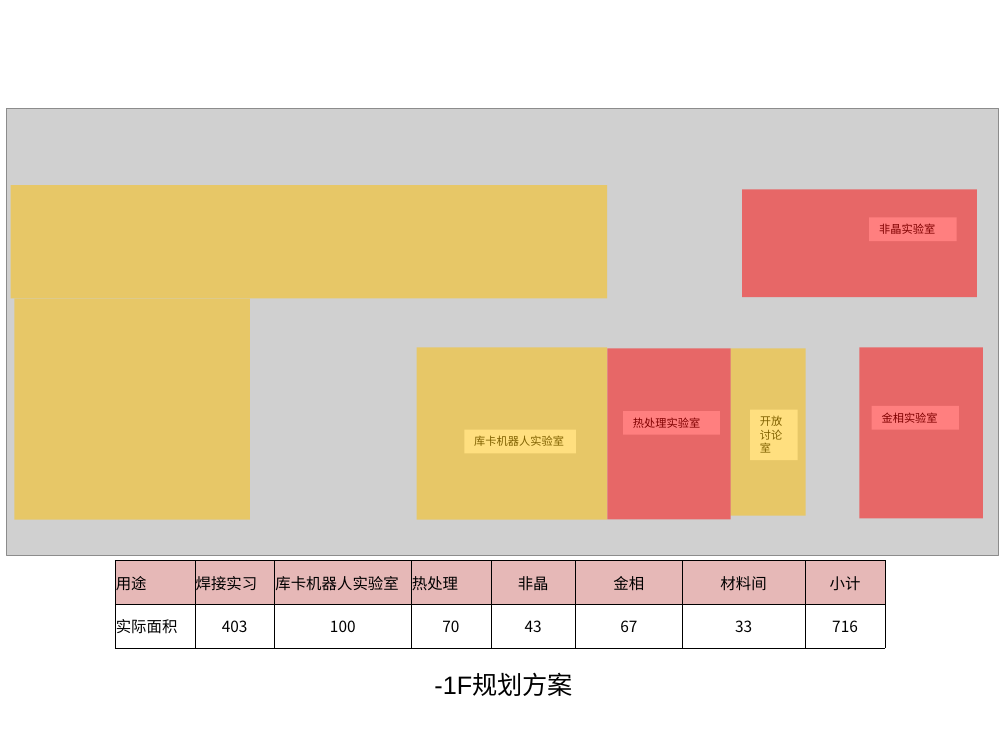
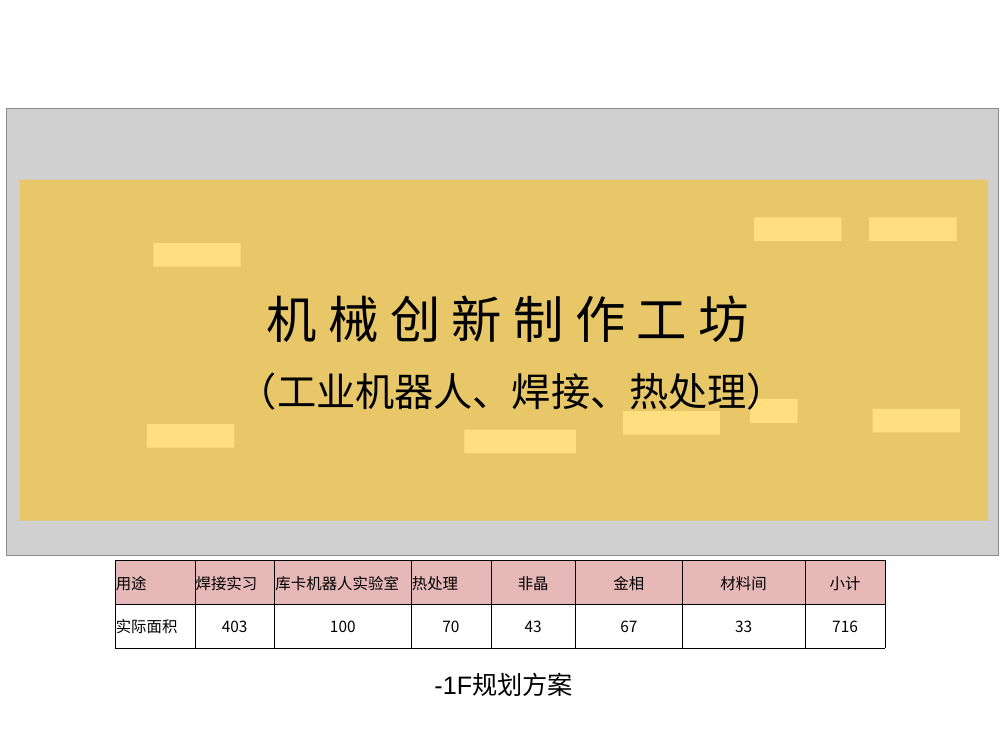
Before and after one commit to woodyme/i.center_my_workzone, a slide deck: slide 12 of 训练中心创客交叉融合空间建设/doc/训练中心搬迁规划草案.ppt (slide 9 before the commit). Drawn at 1008x756 pixels with LibreOffice and Linux fonts; fonts in the diff are those of the drawing; grey boxes stand for pictures. Boxes give left, top, right and bottom in pixels: in the first picture for what was removed or moved away, otherwise in the second. Text is boxed around its words. In the diff, an @@ line names an element or a change of style, - is before the commit and + after.

```diff
--- a/训练中心创客交叉融合空间建设/doc/训练中心搬迁规划草案.ppt
+++ b/训练中心创客交叉融合空间建设/doc/训练中心搬迁规划草案.ppt
@@ rectangle: place and size @@
-rectangle at (416, 348, 607, 520)
+rectangle at (20, 179, 989, 521)
@@ rectangle removed at (10, 185, 607, 299) @@
@@ rectangle removed at (742, 190, 977, 297) @@
@@ rectangle added at (754, 218, 842, 241), fill #FFFFFF @@
@@ text in rectangle at (879, 224, 935, 234): text removed @@
-非晶实验室
@@ rectangle added at (153, 243, 241, 266), fill #FFFFFF @@
@@ rectangle removed at (14, 298, 250, 519) @@
@@ text added at (267, 295, 749, 342), 36 pt, text #000000 @@
+机 械 创 新 制 作 工 坊
@@ rectangle removed at (607, 349, 730, 520) @@
@@ rectangle removed at (731, 349, 805, 516) @@
@@ text added at (238, 372, 786, 410), 28 pt, text #000000 @@
+（工业机器人、焊接、热处理）
@@ text in rectangle at (633, 418, 700, 428): text removed @@
-热处理实验室
@@ rectangle removed at (750, 409, 797, 460) @@
-开放讨论室
@@ rectangle added at (750, 399, 797, 423), fill #FFFFFF @@
@@ rectangle removed at (872, 406, 960, 430) @@
-金相实验室
@@ rectangle: place and size @@
-rectangle at (860, 348, 983, 519)
+rectangle at (873, 409, 961, 432)
@@ rectangle at (873, 409, 961, 432): fill #FF0000 at 50% opacity to #FFFFFF @@
@@ rectangle added at (147, 424, 235, 448), fill #FFFFFF @@
@@ text in rectangle at (474, 435, 564, 446): text removed @@
-库卡机器人实验室
```
Also in this commit, not shown: 8 other slides changed, 5 slides added, 1 slide removed.
